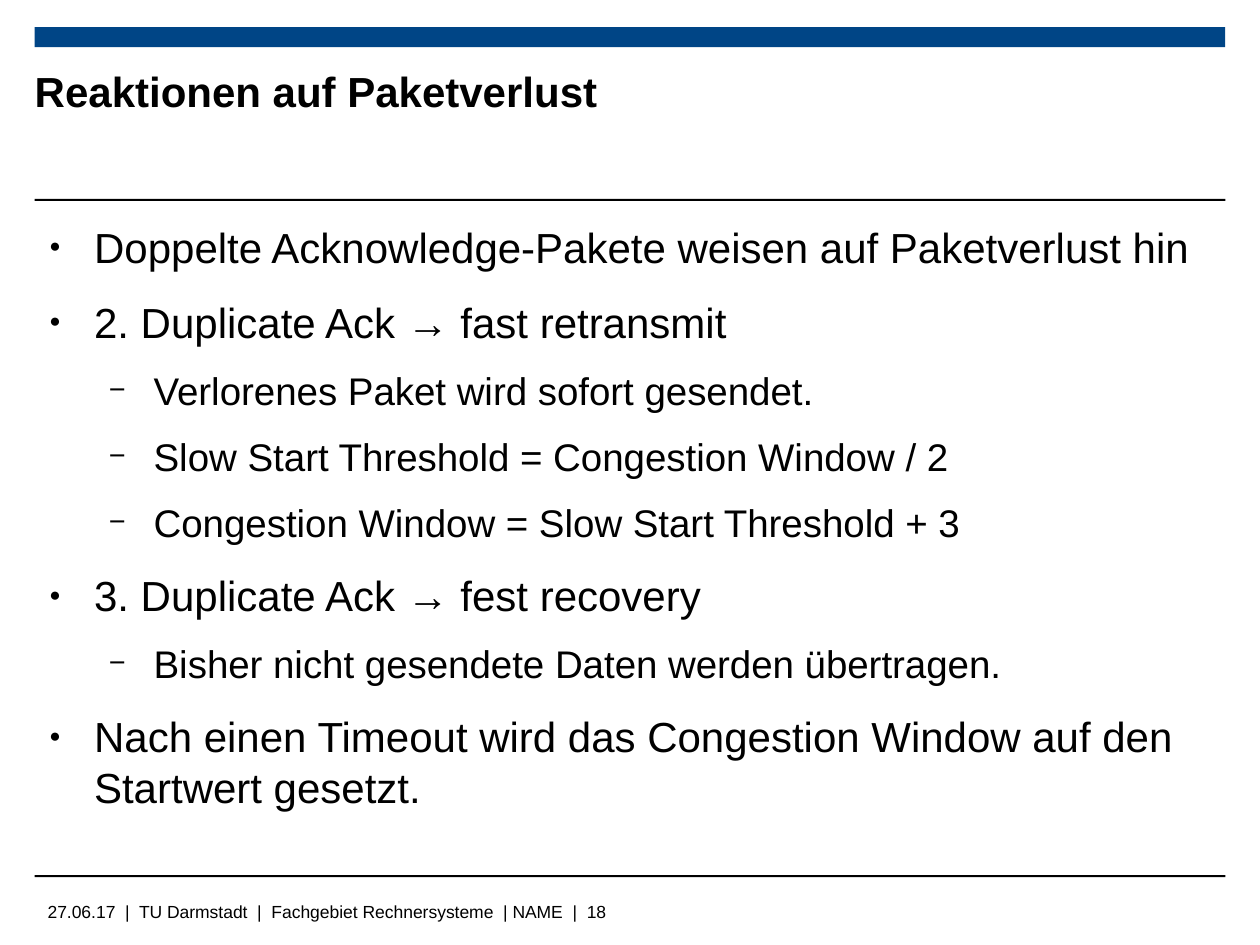
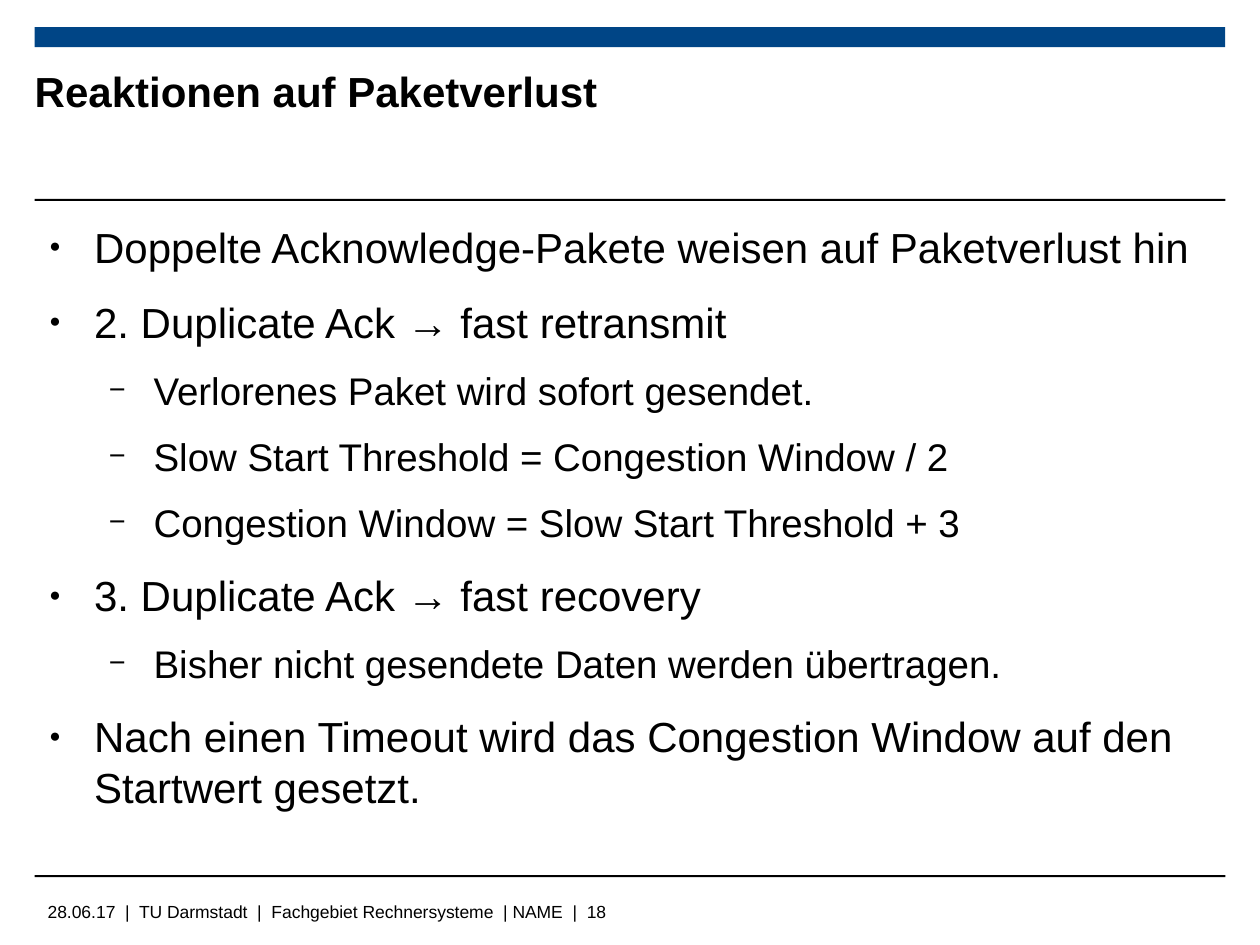
Before and after one commit to Wiero/Bachelorarbeit, a slide deck: slide 18 of Bachelorpräsenation.odp. Drawn at 1260x945 pixels with LibreOffice and Linux fonts; fonts in the diff are those of the drawing; background and template pictures are left out. Boxes give left, top, right and bottom in pixels: in the first picture for what was removed or moved away, otherwise in the second. Text is boxed around its words. In the diff, an @@ line names an element or a change of style, - is before the commit and + after.

```diff
--- a/Bachelorpräsenation.odp
+++ b/Bachelorpräsenation.odp
@@ text at <box>94,580,701,620</box>: text changed @@
-● 3. Duplicate Ack → fest recovery
+● 3. Duplicate Ack → fast recovery
@@ text at <box>48,905,606,922</box>: text changed @@
-27.06.17 | TU Darmstadt | Fachgebiet Rechnersysteme | NAME | 18
+28.06.17 | TU Darmstadt | Fachgebiet Rechnersysteme | NAME | 18
```
Also in this commit, not shown: 6 other slides changed, 3 slides added, 5 other files.
